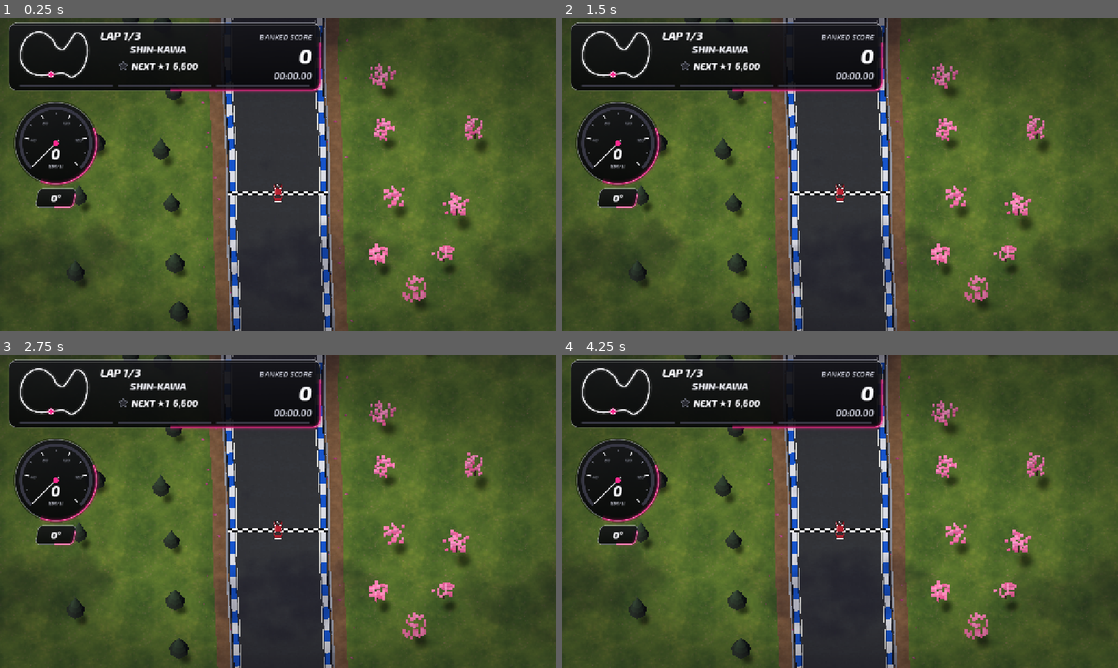
Above: before the commit, frames 1-4 (two rows, left to right).
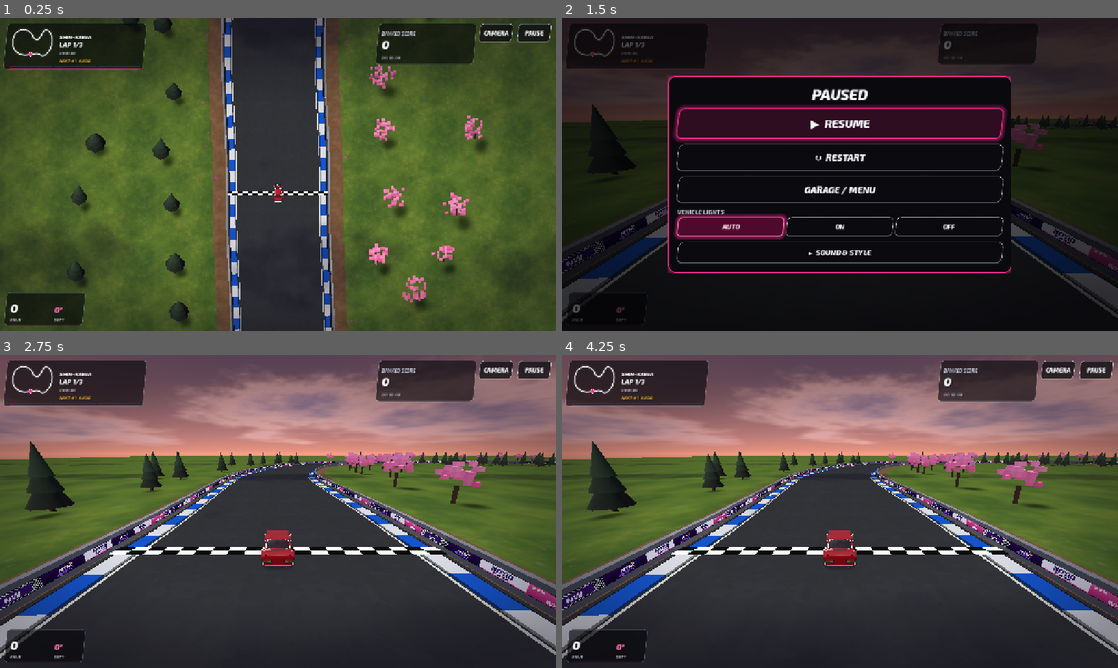
Above: after the commit, the same moments.

Repository: karllondor/Nitro-Wheelz-
Game: Godot game, scene res://scenes/race.tscn
The game is run twice, just before and just after one commit, with the same random seed, the same clock (stepped at 60 frames per second) and the same inputs. This scene is started directly instead of the project's main scene.
Inputs (mouse positions are in pixels of both pictures, inside the frame that each line leads up to):
- Up to frame 1 (0.25 s): no input
- Up to frame 2 (1.5 s): click (1056, 33) at 0.5 s, where only the run after the commit has a clickable "CAMERA"; click (1095, 33) at 1.25 s, where only the run after the commit has a clickable "PAUSE"
- Up to frame 3 (2.75 s): click (278, 461) at 2 s, where only the run after the commit has a clickable "▶ RESUME"
- Up to frame 4 (4.25 s): tap Enter at 2.75 s; move the mouse to (962, 495) at 2.77 s; hold D (move_right) 2.78-3.5 s; hold Space (action_primary) 2.78-3.5 s; click (962, 495) at 2.92 s; tap R (race_restart) at 3.5 s; drag from (728, 527) to (812, 574) at 3.52 s

The runs differ from the first frame. In frame 1, 16% of the frame differs, in the area x 0-100%, y 1-99%; in frame 2, 89%, in the area x 0-100%, y 0-100%; in frame 3, 75%; in frame 4, 75%.

Commit message:
Integrate the responsive PC and Web HUD with the unified Park

Diff:
--- a/game/scripts/race/race.gd
+++ b/game/scripts/race/race.gd
@@ -14,6 +14,8 @@
 const TOUCH_DIAG = preload("res://scripts/ui/touch_diagnostics.gd")
 const DRIVE = preload("res://scripts/driving/drive_model.gd")
 const HUD = preload("res://scripts/ui/race_hud.gd")
+const HUD_STYLE = preload("res://scripts/ui/hud_style.gd")
+const DESKTOP_ACTIONS = preload("res://scripts/ui/race_desktop_actions.gd")
 const RESULTS = preload("res://scripts/ui/race_results.gd")
 const SKID_SHADER = preload("res://assets/shaders/skid_marks.gdshader")
 ## Half width of one tyre mark in metres (v0.1.35: 0.15, hard edged and dark).
@@ -43,6 +45,7 @@
 var overhead: Camera3D
 var chase: Camera3D
 var touch: NitroRaceTouch
+var desktop_actions: NitroRaceDesktopActions
 var hud: NitroRaceHUD
 var pause_layer: CanvasLayer
 var results_layer: CanvasLayer
@@ -466,11 +469,22 @@
     touch.name = "Steering / Drift / Brake / Gas"
     touch_layer.add_child(touch)
     touch.set_anchors_and_offsets_preset(Control.PRESET_FULL_RECT)
-    touch.visible = OS.has_feature("mobile") or DisplayServer.is_touchscreen_available()
+    touch.visible = HUD_STYLE.platform_profile() == "mobile"
+    # Keep input processing active for synthetic touch / Park tutorials even
+    # on desktop. Visibility controls drawing, not touchscreen event routing.
     touch.camera_requested.connect(_toggle_camera)
     touch.pause_requested.connect(_toggle_pause)
     touch.restart_requested.connect(_restart)
     touch.menu_requested.connect(func():get_tree().change_scene_to_file("res://scenes/boot.tscn"))
+    # On PC/Web the huge touch layer is intentionally absent. CAMERA and PAUSE
+    # have independent mouse targets at the same desktop HUD metric rectangles.
+    desktop_actions = DESKTOP_ACTIONS.new()
+    desktop_actions.name = "Desktop / Web CAMERA and PAUSE"
+    touch_layer.add_child(desktop_actions)
+    desktop_actions.set_anchors_and_offsets_preset(Control.PRESET_FULL_RECT)
+    desktop_actions.visible = HUD_STYLE.platform_profile() != "mobile"
+    desktop_actions.camera_requested.connect(_toggle_camera)
+    desktop_actions.pause_requested.connect(_toggle_pause)
 
 func _physics_process(delta: float) -> void:
     _read_lamps()
@@ -589,6 +603,8 @@
         touch.release_all()
         touch.visible = false
         touch.set_process_input(false)
+    if desktop_actions != null:
+        desktop_actions.visible = false
     results_layer = CanvasLayer.new()
     results_layer.layer = 24
     results_layer.name = "Finish results and local leaderboard"
@@ -799,6 +815,9 @@
         hud.car_world_position = model.position
         hud.track_progress = float(track.sample_info(model.position)["progress"])
         hud.lap = lap
+        if HUD_STYLE.platform_profile() != "mobile":
+            hud.current_lap_time = maxf(0.0, time_elapsed - lap_started_at)
+            hud.last_lap_time = float(lap_splits.back().time) if not lap_splits.is_empty() else -1.0
         hud.speed = model.speed_kmh()
         hud.reversing = model.is_reversing()
         hud.drift_degrees = model.drift_angle
@@ -1002,6 +1021,8 @@
             touch.release_all()
             touch.visible = false
             touch.set_process_input(false)
+        if desktop_actions != null:
+            desktop_actions.visible = false
         pause_layer = CanvasLayer.new()
         pause_layer.name = "Exclusive Pause Menu"
         pause_layer.layer = 24
@@ -1034,8 +1055,10 @@
             pause_layer = null
             pause_menu = null
         if touch != null:
+            touch.visible = HUD_STYLE.platform_profile() == "mobile"
             touch.set_process_input(true)
-            touch.visible = OS.has_feature("mobile") or DisplayServer.is_touchscreen_available()
+        if desktop_actions != null:
+            desktop_actions.visible = HUD_STYLE.platform_profile() != "mobile"
     _read_lamps()
     _update_visuals()
 
@@ -1115,8 +1138,10 @@
     if hud != null:
         hud.visible = true
     if touch != null:
+        touch.visible = HUD_STYLE.platform_profile() == "mobile"
         touch.set_process_input(true)
-        touch.visible = OS.has_feature("mobile") or DisplayServer.is_touchscreen_available()
+    if desktop_actions != null:
+        desktop_actions.visible = HUD_STYLE.platform_profile() != "mobile"
     model.reset(track.start_position(),track.start_heading())
     car_y = track.road_height_at(model.position)
     car_y_vel = 0.0
--- a/game/scripts/ui/hud_style.gd
+++ b/game/scripts/ui/hud_style.gd
@@ -113,7 +113,72 @@
 ## top band beside a centred keep-out for front-camera punch holes, and a
 ## thin three-lap progress line. Live chain centred under the header (only
 ## while scoring); round speedometer with the drift angle on the left.
-static func metrics(s: Vector2) -> Dictionary:
+## Native platform profiles keep the approved mobile HUD untouched. Web gets a
+## separate profile even when its viewport is portrait (resizable browser).
+static func platform_profile() -> String:
+    if OS.has_feature("mobile"):
+        return "mobile"
+    if OS.has_feature("web"):
+        return "web"
+    return "mobile" if DisplayServer.is_touchscreen_available() else "pc"
+
+## Compact desktop geometry uses bounded pixel dimensions instead of percentages
+## of the entire display: ultrawide and small browser windows stay readable.
+## The rects are shared with the separate mouse-action control layer.
+static func desktop_metrics(s: Vector2, profile: String = "pc") -> Dictionary:
+    var w: float = s.x
+    var h: float = s.y
+    var edge: float = clampf(minf(w,h)*0.018,9.0,19.0)
+    if profile == "web":
+        edge = maxf(edge,14.0)  # extra browser-canvas inset
+    var gap: float = clampf(w*0.009,7.0,14.0)
+    var button_w: float = clampf(w*0.059,61.0,86.0)
+    var button_h: float = clampf(h*0.062,35.0,43.0)
+    var pause_r := Rect2(w-edge-button_w,edge,button_w,button_h)
+    var camera_r := Rect2(pause_r.position.x-gap-button_w,edge,button_w,button_h)
+    var header_w: float = clampf(w*0.30,170.0,320.0)
+    var header_h: float = clampf(h*0.146,84.0,108.0)
+    var header := Rect2(edge,edge,header_w,header_h)
+    var map_w: float = header_w*0.335
+    var map_r := Rect2(header.position.x+8.0,header.position.y+9.0,map_w,header_h*0.66)
+    var info_x: float = map_r.end.x+8.0
+    var info_w: float = maxf(42.0,header.end.x-info_x-8.0)
+    var name_r := Rect2(info_x,header.position.y+7.0,info_w,header_h*0.29)
+    var lap_r := Rect2(info_x,header.position.y+header_h*0.32,info_w,header_h*0.21)
+    var times_r := Rect2(info_x,header.position.y+header_h*0.53,info_w,header_h*0.16)
+    var chase_r := Rect2(info_x,header.position.y+header_h*0.70,info_w,header_h*0.16)
+    var bank_w: float = clampf(w*0.20,145.0,224.0)
+    var bank_h: float = clampf(h*0.13,74.0,95.0)
+    var bank_r := Rect2(camera_r.position.x-gap-bank_w,edge,bank_w,bank_h)
+    # Tiny Web viewports: move the banked card to a second row, keeping the
+    # camera/pause pair fixed at the top-right.
+    if bank_r.position.x < header.end.x+gap:
+        bank_r.position = Vector2(w-edge-bank_w,edge+button_h+gap)
+    var total_label_r := Rect2(bank_r.position.x+10.0,bank_r.position.y+6.0,bank_w-20.0,bank_h*0.24)
+    var total_r := Rect2(bank_r.position.x+10.0,bank_r.position.y+bank_h*0.28,bank_w-20.0,bank_h*0.62)
+    var chain_w: float = clampf(w*0.24,178.0,260.0)
+    var chain_h: float = clampf(h*0.085,43.0,61.0)
+    var chain_r := Rect2(w*0.5-chain_w*0.5,maxf(header.end.y,bank_r.end.y)+gap,chain_w,chain_h)
+    var speed_w: float = clampf(w*0.16,135.0,180.0)
+    var speed_h: float = clampf(h*0.105,68.0,78.0)
+    var speed_r := Rect2(edge,h-edge-speed_h,speed_w,speed_h)
+    return {
+        "profile":profile,"desktop":true,"portrait":h > w,"header":header,
+        "dead":Rect2(),"map":map_r,"lap":lap_r,"lap_times":times_r,"name":name_r,"chase":chase_r,
+        "total_label":total_label_r,"total":total_r,"bank_panel":bank_r,
+        "score":chain_r,"callout":Vector2(w*0.5,h*0.47),
+        "pause":pause_r,"camera":camera_r,"speed":speed_r,
+        "gauge_centre":speed_r.get_center(),"gauge_radius":0.0,
+        "angle":Rect2(speed_r.end.x-62.0,speed_r.position.y+30.0,56.0,30.0),
+        "unit":clampf(h/800.0,0.72,1.08)
+    }
+
+## Callers that do not request a profile keep the original mobile layout.
+## In particular, the touch hit-test and v0.1.21 phone layout tests still
+## receive the exact same rectangles as before.
+static func metrics(s: Vector2, profile: String = "mobile") -> Dictionary:
+    if profile != "mobile":
+        return desktop_metrics(s,profile)
     var portrait: bool = s.y > s.x
     if portrait:
         var w: float = s.x
--- /dev/null
+++ b/game/scripts/ui/race_desktop_actions.gd
@@ -0,0 +1,64 @@
+extends Control
+class_name NitroRaceDesktopActions
+## Mouse-first CAMERA and PAUSE on Linux/Windows/macOS/Web.
+## These used to exist only in NitroRaceTouch (hidden on PC/Web).
+## Neither the desktop overlay nor its parent captures gameplay mouse input.
+
+const STYLE = preload("res://scripts/ui/hud_style.gd")
+
+signal camera_requested
+signal pause_requested
+
+var camera_button: Button
+var pause_button: Button
+
+func _ready() -> void:
+    mouse_filter = Control.MOUSE_FILTER_IGNORE
+    STYLE.ensure_settings()
+    camera_button = _make_button("Camera", "CAMERA", "C: switch camera")
+    pause_button = _make_button("Pause", "PAUSE", "Esc: pause game")
+    camera_button.pressed.connect(func() -> void: camera_requested.emit())
+    pause_button.pressed.connect(func() -> void: pause_requested.emit())
+    get_viewport().size_changed.connect(_refresh_geometry)
+    _refresh_geometry()
+
+func _make_button(node_name: String, label: String, hint: String) -> Button:
+    var button := Button.new()
+    button.name = node_name
+    button.text = label
+    button.tooltip_text = hint
+    button.mouse_filter = Control.MOUSE_FILTER_STOP
+    button.focus_mode = Control.FOCUS_NONE
+    add_child(button)
+    _style_button(button)
+    return button
+
+func _style_button(button: Button) -> void:
+    STYLE.style_button(button,1.0)
+    # Retain the existing Nitro Wheelz accent and Exo type, but allow more
+    # of the racing line to show through the smaller desktop controls.
+    for state in ["normal","hover","focus","pressed"]:
+        var box: StyleBoxFlat = STYLE.button_box(1.0,state)
+        box.bg_color.a = 0.74 if state == "normal" else 0.87
+        box.shadow_size = 0 if state == "normal" else 4
+        box.set_corner_radius_all(7)
+        box.content_margin_left = 4.0
+        box.content_margin_right = 4.0
+        button.add_theme_stylebox_override(state,box)
+    button.add_theme_font_size_override("font_size",13)
+
+func _refresh_geometry() -> void:
+    if camera_button == null or pause_button == null:
+        return
+    var size_px: Vector2 = get_viewport_rect().size
+    var profile: String = STYLE.platform_profile()
+    var m: Dictionary = STYLE.metrics(size_px,profile)
+    var camera_r: Rect2 = m["camera"]
+    var pause_r: Rect2 = m["pause"]
+    camera_button.position = camera_r.position
+    camera_button.size = camera_r.size
+    pause_button.position = pause_r.position
+    pause_button.size = pause_r.size
+    var font_px: int = int(clampf(camera_r.size.y*0.34,11.0,14.0))
+    camera_button.add_theme_font_size_override("font_size",font_px)
+    pause_button.add_theme_font_size_override("font_size",font_px)
--- a/game/scripts/ui/race_hud.gd
+++ b/game/scripts/ui/race_hud.gd
@@ -14,6 +14,8 @@
 ## speedometer and the drift angle; the lesson card (park_guide.gd) uses the header.
 var park_mode: bool = false
 var race_time: float = 0.0
+var current_lap_time: float = 0.0
+var last_lap_time: float = -1.0
 var lap: int = 1
 var lap_limit: int = 3
 var score: int = 0              # banked total
@@ -130,8 +132,12 @@
 
 func _draw() -> void:
     var s: Vector2 = get_viewport_rect().size
-    var m: Dictionary = STYLE.metrics(s)
+    var profile: String = STYLE.platform_profile()
+    var m: Dictionary = STYLE.metrics(s,profile)
     var u: float = float(m["unit"])
+    if profile != "mobile":
+        _draw_desktop(m,s,u)
+        return
     if park_mode:
         _draw_gauge(Vector2(m["gauge_centre"]),float(m["gauge_radius"]),u)
         _draw_angle(Rect2(m["angle"]),u)
@@ -142,6 +148,82 @@
     _draw_angle(Rect2(m["angle"]),u)
     _draw_callouts(callout_anchor(m,s),s,u)
     _draw_flights(m,u)
+
+## Desktop/Web: three restrained, translucent instruments, no full-width
+## mobile strip and no big circular dial. Scoring, route and banked data still
+## come from the unmodified HUD state and scoring pipeline.
+func _draw_desktop(m: Dictionary, s: Vector2, u: float) -> void:
+    if not park_mode:
+        var h: Rect2 = m["header"]
+        var map_r: Rect2 = m["map"]
+        var nm: Rect2 = m["name"]
+        var lp: Rect2 = m["lap"]
+        var chase_r: Rect2 = m["chase"]
+        var times_r: Rect2 = m["lap_times"]
+        _desktop_glass(h,u)
+        _minimap(map_r,u*0.80)
+        var track_txt: String = track_name.to_upper()
+        STYLE.text(self,Vector2(nm.position.x,nm.end.y-2.0),track_txt,
+            STYLE.fit_size(track_txt,15.0*u,nm.size.x),STYLE.WHITE,
+            HORIZONTAL_ALIGNMENT_LEFT,nm.size.x)
+        var lap_txt: String = "LAP %d/%d" % [lap,lap_limit]
+        STYLE.text(self,Vector2(lp.position.x,lp.end.y-1.0),lap_txt,
+            STYLE.fit_size(lap_txt,17.0*u,lp.size.x),STYLE.WHITE,
+            HORIZONTAL_ALIGNMENT_LEFT,lp.size.x)
+        var times := STYLE.time_string(current_lap_time)
+        if last_lap_time >= 0.0:
+            times += "  /  LAST " + STYLE.time_string(last_lap_time)
+        STYLE.text(self,Vector2(times_r.position.x,times_r.end.y-1.0),times,
+            STYLE.fit_size(times,11.0*u,times_r.size.x),STYLE.MUTED,
+            HORIZONTAL_ALIGNMENT_LEFT,times_r.size.x,false)
+        var chase_txt: String = str(chase_label()["text"])
+        STYLE.text(self,Vector2(chase_r.position.x,chase_r.end.y-1.0),chase_txt,
+            STYLE.fit_size(chase_txt,11.5*u,chase_r.size.x),STYLE.GOLD,
+            HORIZONTAL_ALIGNMENT_LEFT,chase_r.size.x,false)
+        _draw_lap_line(h)
+        var bank_r: Rect2 = m["bank_panel"]
+        var lab: Rect2 = m["total_label"]
+        var val: Rect2 = m["total"]
+        _desktop_glass(bank_r,u)
+        STYLE.text(self,Vector2(lab.position.x,lab.end.y-1.0),"BANKED SCORE",
+            12.5*u,STYLE.MUTED,HORIZONTAL_ALIGNMENT_LEFT,lab.size.x,false)
+        var bank_txt: String = _score_string(score)
+        STYLE.text(self,Vector2(val.position.x,val.position.y+val.size.y*0.56),bank_txt,
+            STYLE.fit_size(bank_txt,31.0*u,val.size.x),STYLE.WHITE.lerp(STYLE.GOLD,_score_pulse),
+            HORIZONTAL_ALIGNMENT_LEFT,val.size.x)
+        STYLE.text(self,Vector2(val.position.x,val.end.y-2.0),STYLE.time_string(race_time),
+            11.5*u,STYLE.MUTED,HORIZONTAL_ALIGNMENT_LEFT,val.size.x,false)
+        _draw_chain(Rect2(m["score"]),u)
+        _draw_callouts(callout_anchor(m,s),s,u)
+        _draw_flights(m,u)
+    _draw_desktop_telemetry(Rect2(m["speed"]),u)
+
+## Keep the approved Exo 2 / dark-glass / accent design, with reduced desktop
+## opacity and a hairline edge instead of mobile-sized chrome and glow.
+func _desktop_glass(r: Rect2, u: float) -> void:
+    var pts: PackedVector2Array = STYLE.shape(r,9.0*u,STYLE.SKEW*0.45)
+    draw_colored_polygon(pts,Color(0.018,0.020,0.032,0.61))
+    var edge: PackedVector2Array = pts.duplicate()
+    edge.append(pts[0])
+    draw_polyline(edge,Color(0.88,0.89,0.95,0.27),maxf(1.0,u),true)
+    draw_line(Vector2(r.position.x+10.0,r.end.y-2.0),
+        Vector2(r.end.x-10.0,r.end.y-2.0),
+        Color(STYLE.PINK.r,STYLE.PINK.g,STYLE.PINK.b,0.55),maxf(1.0,1.3*u),true)
+
+func _draw_desktop_telemetry(r: Rect2, u: float) -> void:
+    _desktop_glass(r,u)
+    var inset: float = 11.0
+    var number: String = ("R " if reversing else "")+str(int(speed))
+    STYLE.text(self,Vector2(r.position.x+inset,r.position.y+r.size.y*0.62),number,
+        STYLE.fit_size(number,30.0*u,r.size.x*0.60),STYLE.WHITE)
+    STYLE.text(self,Vector2(r.position.x+inset,r.end.y-9.0),"KM/H",
+        11.0*u,STYLE.MUTED,HORIZONTAL_ALIGNMENT_LEFT,-1.0,false)
+    var angle_txt: String = "%d°" % roundi(absf(drift_degrees))
+    STYLE.text(self,Vector2(r.position.x+r.size.x*0.62,r.position.y+r.size.y*0.63),
+        angle_txt,STYLE.fit_size(angle_txt,20.0*u,r.size.x*0.33),
+        STYLE.PINK_SOFT,HORIZONTAL_ALIGNMENT_LEFT,r.size.x*0.35)
+    STYLE.text(self,Vector2(r.position.x+r.size.x*0.62,r.end.y-9.0),"DRIFT",
+        9.5*u,STYLE.MUTED,HORIZONTAL_ALIGNMENT_LEFT,-1.0,false)
 
 # ------------------------------------------------------------------ header
 
@@ -181,11 +263,11 @@
     STYLE.text(self,Vector2(nm.position.x,nm.end.y-nm.size.y*0.16),name_txt,
         float(sizes["name"]),STYLE.WHITE.lerp(STYLE.MUTED,0.35),HORIZONTAL_ALIGNMENT_CENTER,nm.size.x,true)
     _draw_chase(Rect2(m["chase"]),u)
-    _draw_lap_line(r,u)
+    _draw_lap_line(r)
 
 ## Thin line across the whole panel, split into one segment per lap:
 ## completed laps full, the current lap fills with progress.
-func _draw_lap_line(r: Rect2, u: float) -> void:
+func _draw_lap_line(r: Rect2) -> void:
     var pad: float = r.size.x*0.035
     var y: float = r.end.y-r.size.y*0.07
     var gap: float = r.size.x*0.018
@@ -413,6 +495,8 @@
 
 func _draw_callouts(anchor: Vector2, s: Vector2, u: float) -> void:
     var size: float = minf(s.x,s.y)*0.062
+    if STYLE.platform_profile() != "mobile":
+        size = clampf(size,19.0,30.0)
     var y: float = anchor.y
     # Newest nearest the car, at most three stacked upwards.
     for k in range(score_events.size()-1,maxi(-1,score_events.size()-4),-1):
--- /dev/null
+++ b/game/tests/desktop_hud_layout_test.gd
@@ -0,0 +1,102 @@
+extends SceneTree
+## Desktop/Web geometry + input regression. Runs in Linux headless CI;
+## Web profile is checked by injecting the profile, without relying on OS flags.
+const STYLE = preload("res://scripts/ui/hud_style.gd")
+const TOUCH = preload("res://scripts/ui/race_touch.gd")
+const RACE = preload("res://scenes/race.tscn")
+const SCREENS: Array[Vector2] = [
+    Vector2(640,360),Vector2(800,600),Vector2(960,540),
+    Vector2(1280,720),Vector2(1920,1080),Vector2(2560,1080),
+    Vector2(768,900)]
+
+func _initialize() -> void:
+    call_deferred("_run")
+
+func _fail(message: String) -> void:
+    printerr("FAIL: desktop HUD: "+message)
+    quit(1)
+
+func _overlaps(a: Rect2, b: Rect2) -> bool:
+    return a.grow(-0.5).intersects(b.grow(-0.5))
+
+func _run() -> void:
+    for profile in ["pc","web"]:
+        for s in SCREENS:
+            var m: Dictionary = STYLE.metrics(s,profile)
+            var viewport := Rect2(Vector2.ZERO,s)
+            var tag: String = "%s %dx%d" % [profile,int(s.x),int(s.y)]
+            for key in ["header","bank_panel","camera","pause","score","speed"]:
+                if not viewport.encloses(Rect2(m[key])):
+                    _fail(tag+": "+key+" off screen")
+                    return
+            for pair in [["header","bank_panel"],["header","camera"],
+                    ["header","pause"],["camera","pause"],["bank_panel","camera"],
+                    ["bank_panel","pause"],["speed","score"]]:
+                if _overlaps(Rect2(m[pair[0]]),Rect2(m[pair[1]])):
+                    _fail(tag+": overlap "+str(pair[0])+"/"+str(pair[1]))
+                    return
+            for key in ["map","name","lap","lap_times","chase"]:
+                if not Rect2(m["header"]).encloses(Rect2(m[key])):
+                    _fail(tag+": "+key+" exceeds track card")
+                    return
+            if m.lap_times.position.y + 0.1 < m.lap.end.y or m.lap_times.end.y >= m.header.end.y - m.header.size.y*0.07:
+                _fail(tag+": progress or lap times in the wrong vertical order")
+                return
+            for key in ["total","total_label"]:
+                if not Rect2(m["bank_panel"]).encloses(Rect2(m[key])):
+                    _fail(tag+": "+key+" exceeds score card")
+                    return
+            var occupied: float = 0.0
+            for key in ["header","bank_panel","camera","pause","score","speed"]:
+                occupied += Rect2(m[key]).get_area()
+            if s.x >= 960.0 and occupied / (s.x*s.y) > 0.17:
+                _fail(tag+": HUD covers too much of the screen")
+                return
+    # Existing mobile geometry remains the default, down to each Rect2.
+    for s in [Vector2(360,640),Vector2(720,1600),Vector2(1280,720)]:
+        if STYLE.metrics(s) != STYLE.metrics(s,"mobile"):
+            _fail("mobile layout changed")
+            return
+    var touch: NitroRaceTouch = TOUCH.new()
+    root.add_child(touch)
+    await process_frame
+    if touch._layout(Vector2(720,1600))["camera"] != STYLE.metrics(Vector2(720,1600))["camera"]:
+        _fail("mobile camera hit-zone diverged from drawing")
+        return
+    touch.queue_free()
+    await process_frame
+    var race: Node3D = RACE.instantiate()
+    root.add_child(race)
+    await process_frame
+    var actions: NitroRaceDesktopActions = race.get("desktop_actions")
+    if actions == null or actions.camera_button == null or actions.pause_button == null:
+        _fail("desktop CAMERA/PAUSE controls not instanced")
+        return
+    if STYLE.platform_profile() != "mobile":
+        if not actions.visible or race.get("touch").visible:
+            _fail("PC/Web action layer not selected")
+            return
+        var old_camera: int = int(race.get("camera_mode"))
+        actions.camera_button.pressed.emit()
+        if int(race.get("camera_mode")) == old_camera:
+            _fail("CAMERA button did not switch the camera")
+            return
+        actions.pause_button.pressed.emit()
+        if not bool(race.get("paused")) or actions.visible:
+            _fail("PAUSE button did not open its exclusive modal")
+            return
+        race.call("_toggle_pause")
+        if bool(race.get("paused")) or not actions.visible:
+            _fail("RESUME did not restore PC/Web actions")
+            return
+        race.call("_show_results")
+        if actions.visible:
+            _fail("actions leaked into results screen")
+            return
+        race.call("_restart")
+        if not actions.visible:
+            _fail("restart did not restore desktop actions")
+            return
+    print("PASS: PC/Web compact HUD geometry on %d viewports, safe camera/pause targets, live clicks and transitions; mobile metrics unchanged" % SCREENS.size())
+    print("NOT RUN: physical mouse, Android touchscreen, actual browser, visual Linux fullscreen screenshots")
+    quit(0)
Not shown, added: game/scripts/ui/race_desktop_actions.gd.uid
Not shown, added: game/tests/desktop_hud_layout_test.gd.uid
Not shown, changed: tools/run_godot_checks.sh
